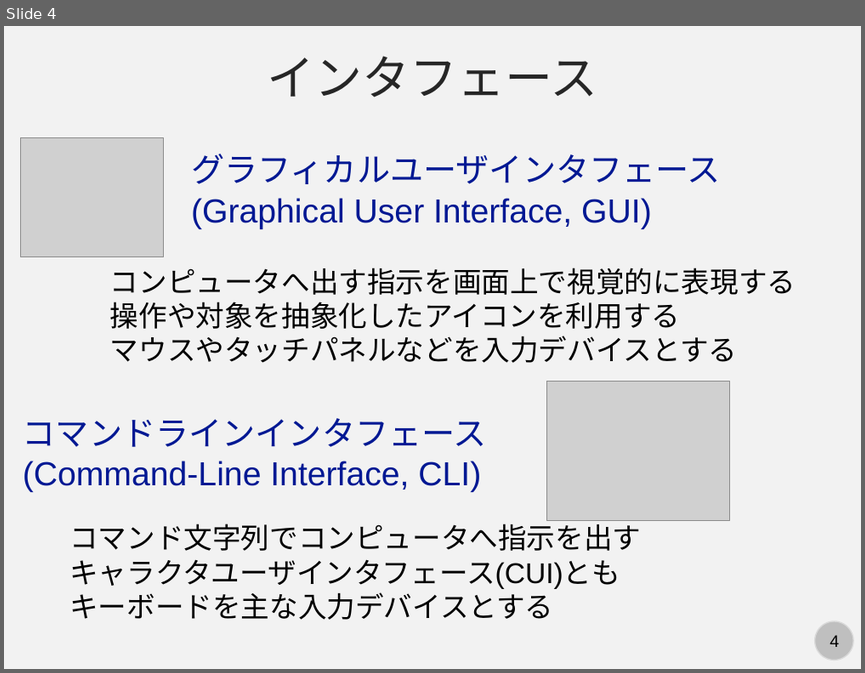
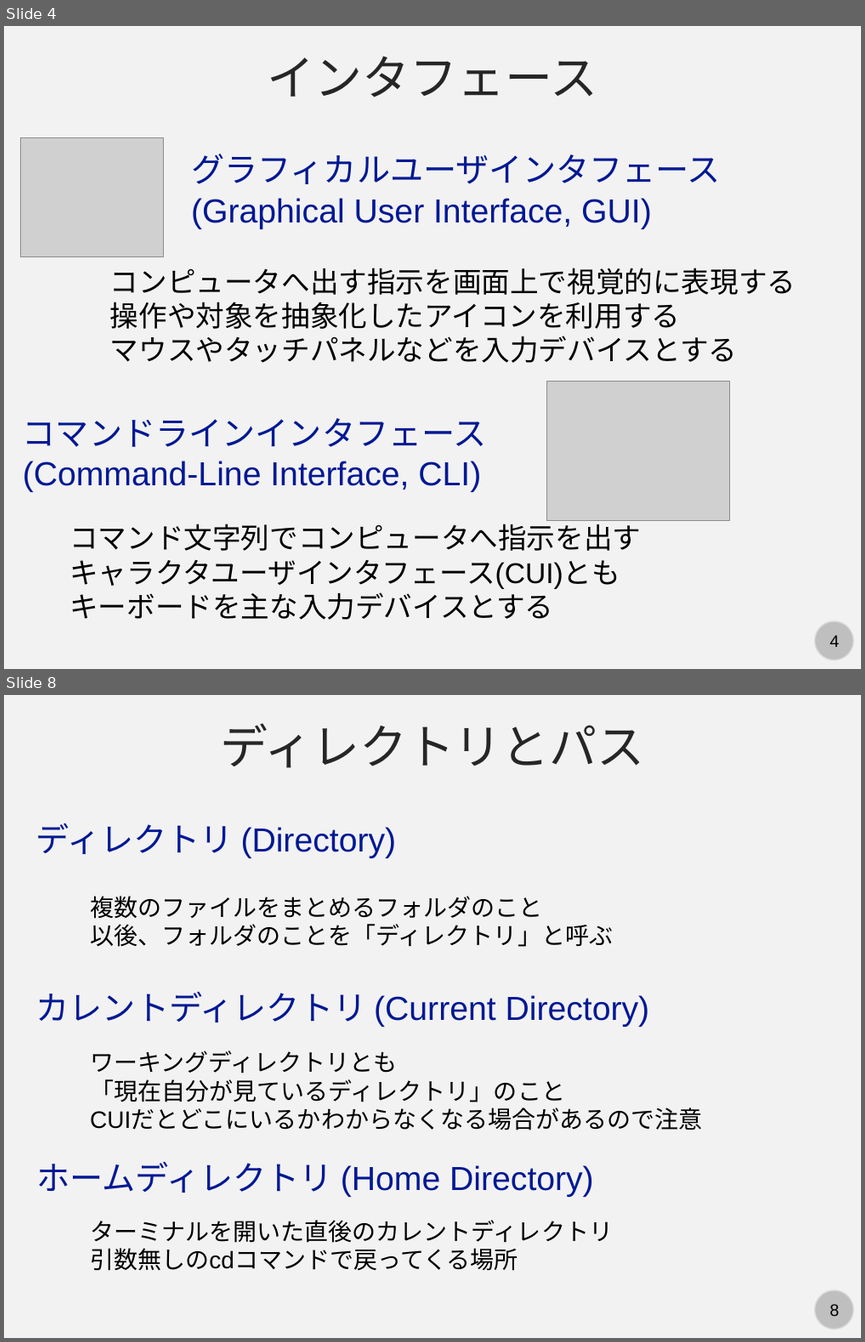
Before and after one commit to kaityo256/github, a slide deck: command/fig/slide.pptx. Shown one above the other, each under a label of ours: slide 4 before the commit, slides 4 and 8 after it; the slides between them are not shown. The pictures are 865x673 and 865x1342 pixels, drawn with LibreOffice and Linux fonts; fonts in the diff are those of the drawing; grey boxes stand for pictures. Boxes give left, top, right and bottom in pixels: in the first picture for what was removed or moved away, otherwise in the second. Text is boxed around its words. In the diff, an @@ line names an element or a change of style, - is before the commit and + after.

```diff
--- a/command/fig/slide.pptx
+++ b/command/fig/slide.pptx
@@ slide 8 added at [4,695,861,1338], background #F2F2F2; not listed: 2 template elements that a slide beside it also shows @@
@@ text added at [220,723,645,768], 40 pt, text #262626 @@
+ディレクトリとパス
@@ text added at [36,823,397,858], 28 pt, text #011893 @@
+ディレクトリ (Directory)
@@ text added at [90,896,613,947], 20 pt, text #000000 @@
+複数のファイルをまとめるフォルダのこと
+以後、フォルダのことを「ディレクトリ」と呼ぶ
@@ text added at [36,992,650,1027], 28 pt, text #011893 @@
+カレントディレクトリ (Current Directory)
@@ text added at [90,1050,703,1130], 20 pt, text #000000 @@
+ワーキングディレクトリとも
+「現在自分が見ているディレクトリ」のこと
+CUIだとどこにいるかわからなくなる場合があるので注意
@@ text added at [37,1162,594,1197], 28 pt, text #011893 @@
+ホームディレクトリ (Home Directory)
@@ text added at [90,1219,613,1270], 20 pt, text #000000 @@
+ターミナルを開いた直後のカレントディレクトリ
+引数無しのcdコマンドで戻ってくる場所
```
Also in this commit, not shown: 1 slide changed, 13 other slides added, 1 slide removed.
